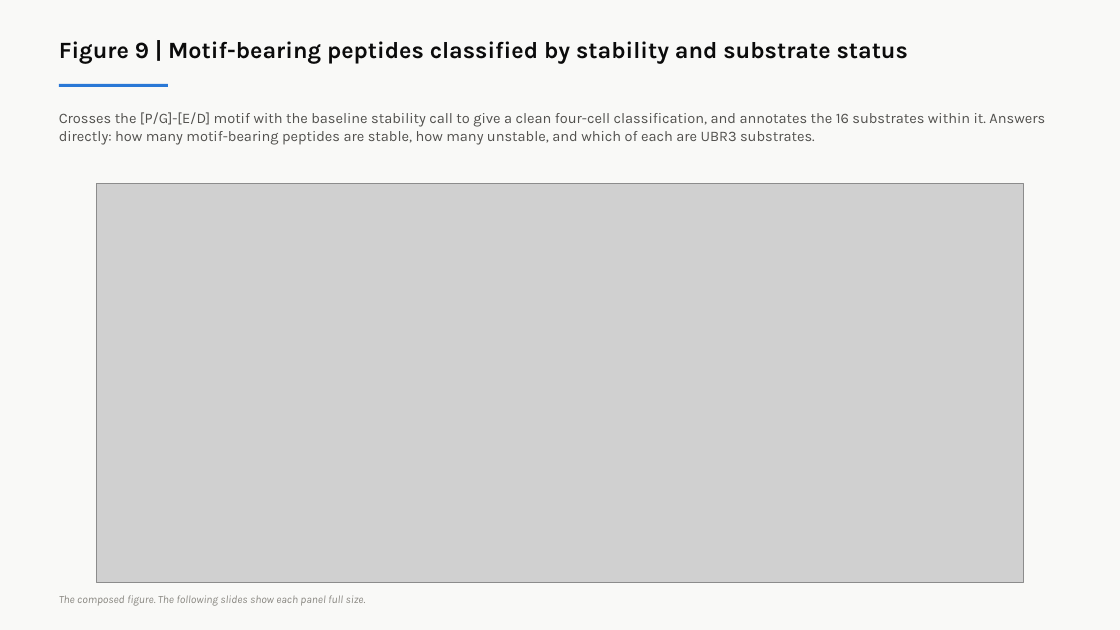
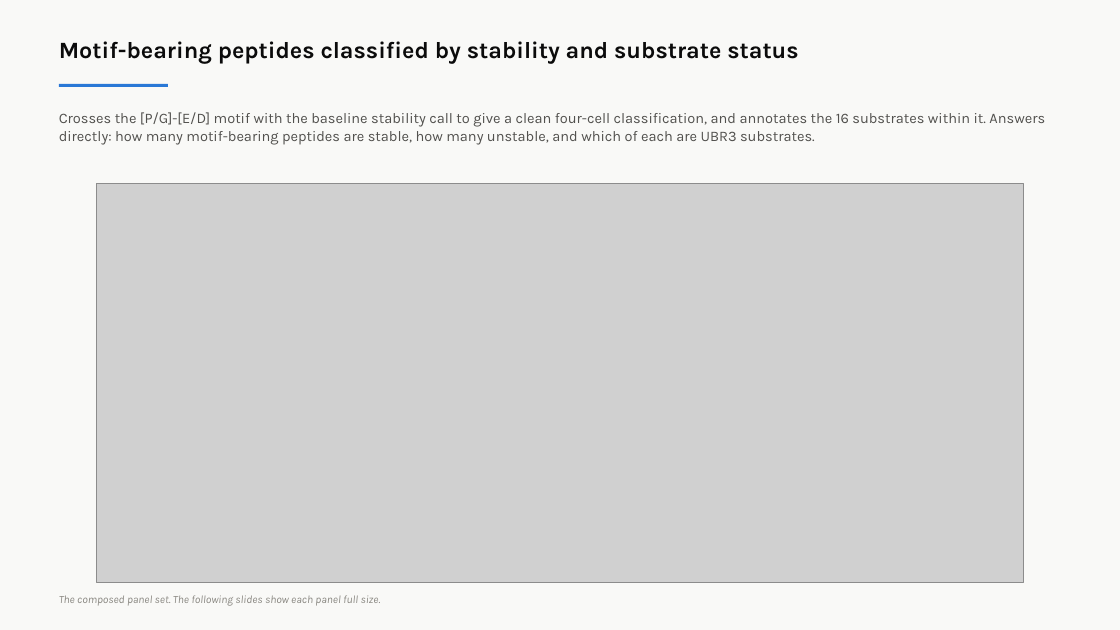
Before and after one commit to idobleicher/dianaMega, a slide deck: slide 25 of ubr3_PG_reviewer/UBR3_figures_explained.pptx (slide 40 before the commit). Drawn at 1120x630 pixels with LibreOffice and Linux fonts; fonts in the diff are those of the drawing; grey boxes stand for pictures. Boxes give left, top, right and bottom in pixels: in the first picture for what was removed or moved away, otherwise in the second. Text is boxed around its words. In the diff, an @@ line names an element or a change of style, - is before the commit and + after.

```diff
--- a/ubr3_PG_reviewer/UBR3_figures_explained.pptx
+++ b/ubr3_PG_reviewer/UBR3_figures_explained.pptx
@@ text at (59,41,798,64): text changed @@
-Figure 9 | Motif-bearing peptides classified by stability and substrate status
+Motif-bearing peptides classified by stability and substrate status
@@ text at (59,595,381,606): text changed @@
-The composed figure. The following slides show each panel full size.
+The composed panel set. The following slides show each panel full size.
```
Also in this commit, not shown: 29 other slides changed, 4 slides added, 14 slides removed, 38 other files.
